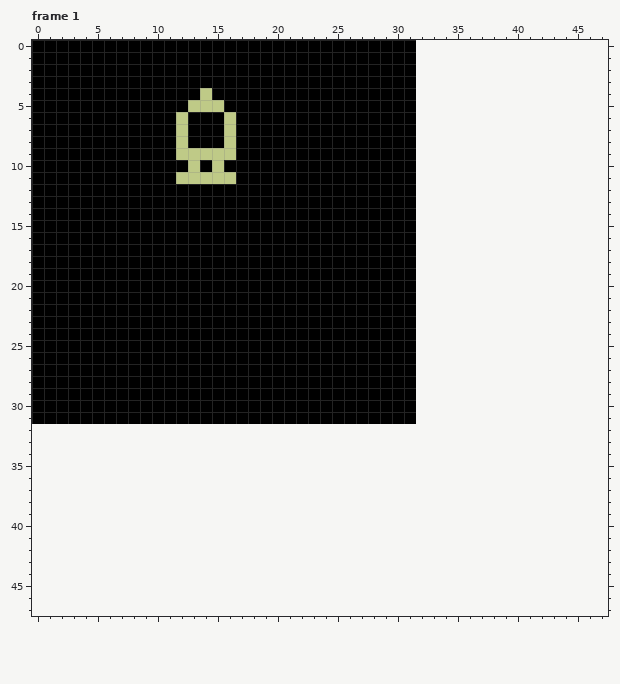
Pixel-art file: Art/Fighter.aseprite. The picture above was drawn from the file before the commit.
32x32 pixels, 1 frame. Shown: frame 1. The old version is drawn lined up with the new one, on the new canvas. The commit also changed other frames, which this record leaves out.
Now the later version:
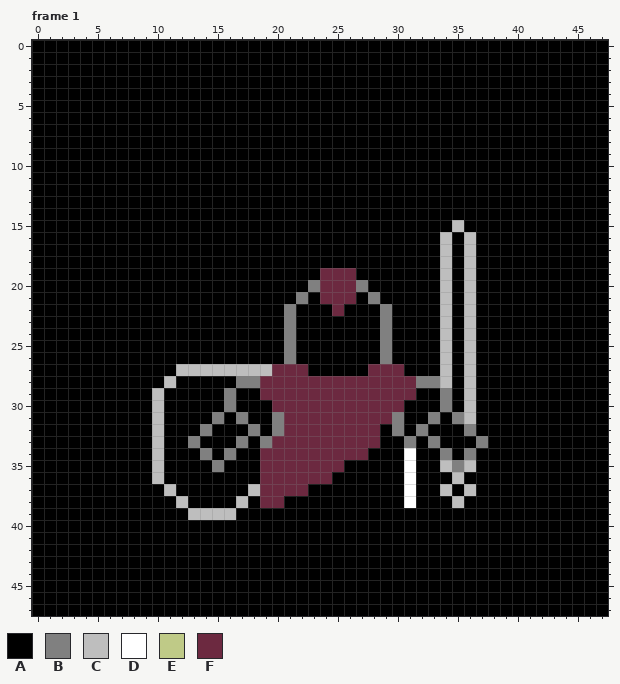
Palette (. is transparent): A #000000  B #808080  C #bebebe  D #ffffff  E #bfca87  F #6c2940
Diff:
canvas 32x32 -> 48x48
--- frame 1
@@ x 0..47 @@
- 0 AAAAAAAAAAAAAAAAAAAAAAAAAAAAAAAA................
- 1 AAAAAAAAAAAAAAAAAAAAAAAAAAAAAAAA................
- 2 AAAAAAAAAAAAAAAAAAAAAAAAAAAAAAAA................
- 3 AAAAAAAAAAAAAAAAAAAAAAAAAAAAAAAA................
- 4 AAAAAAAAAAAAAAEAAAAAAAAAAAAAAAAA................
- 5 AAAAAAAAAAAAAEEEAAAAAAAAAAAAAAAA................
- 6 AAAAAAAAAAAAEAAAEAAAAAAAAAAAAAAA................
- 7 AAAAAAAAAAAAEAAAEAAAAAAAAAAAAAAA................
- 8 AAAAAAAAAAAAEAAAEAAAAAAAAAAAAAAA................
- 9 AAAAAAAAAAAAEEEEEAAAAAAAAAAAAAAA................
-10 AAAAAAAAAAAAAEAEAAAAAAAAAAAAAAAA................
-11 AAAAAAAAAAAAEEEEEAAAAAAAAAAAAAAA................
-12 AAAAAAAAAAAAAAAAAAAAAAAAAAAAAAAA................
-13 AAAAAAAAAAAAAAAAAAAAAAAAAAAAAAAA................
-14 AAAAAAAAAAAAAAAAAAAAAAAAAAAAAAAA................
-15 AAAAAAAAAAAAAAAAAAAAAAAAAAAAAAAA................
-16 AAAAAAAAAAAAAAAAAAAAAAAAAAAAAAAA................
-17 AAAAAAAAAAAAAAAAAAAAAAAAAAAAAAAA................
-18 AAAAAAAAAAAAAAAAAAAAAAAAAAAAAAAA................
-19 AAAAAAAAAAAAAAAAAAAAAAAAAAAAAAAA................
-20 AAAAAAAAAAAAAAAAAAAAAAAAAAAAAAAA................
-21 AAAAAAAAAAAAAAAAAAAAAAAAAAAAAAAA................
-22 AAAAAAAAAAAAAAAAAAAAAAAAAAAAAAAA................
-23 AAAAAAAAAAAAAAAAAAAAAAAAAAAAAAAA................
-24 AAAAAAAAAAAAAAAAAAAAAAAAAAAAAAAA................
-25 AAAAAAAAAAAAAAAAAAAAAAAAAAAAAAAA................
-26 AAAAAAAAAAAAAAAAAAAAAAAAAAAAAAAA................
-27 AAAAAAAAAAAAAAAAAAAAAAAAAAAAAAAA................
-28 AAAAAAAAAAAAAAAAAAAAAAAAAAAAAAAA................
-29 AAAAAAAAAAAAAAAAAAAAAAAAAAAAAAAA................
-30 AAAAAAAAAAAAAAAAAAAAAAAAAAAAAAAA................
-31 AAAAAAAAAAAAAAAAAAAAAAAAAAAAAAAA................
-32 ................................................
-33 ................................................
-34 ................................................
-35 ................................................
-36 ................................................
-37 ................................................
-38 ................................................
-39 ................................................
-40 ................................................
-41 ................................................
-42 ................................................
-43 ................................................
-44 ................................................
-45 ................................................
-46 ................................................
-47 ................................................
+ 0 AAAAAAAAAAAAAAAAAAAAAAAAAAAAAAAAAAAAAAAAAAAAAAAA
+ 1 AAAAAAAAAAAAAAAAAAAAAAAAAAAAAAAAAAAAAAAAAAAAAAAA
+ 2 AAAAAAAAAAAAAAAAAAAAAAAAAAAAAAAAAAAAAAAAAAAAAAAA
+ 3 AAAAAAAAAAAAAAAAAAAAAAAAAAAAAAAAAAAAAAAAAAAAAAAA
+ 4 AAAAAAAAAAAAAAAAAAAAAAAAAAAAAAAAAAAAAAAAAAAAAAAA
+ 5 AAAAAAAAAAAAAAAAAAAAAAAAAAAAAAAAAAAAAAAAAAAAAAAA
+ 6 AAAAAAAAAAAAAAAAAAAAAAAAAAAAAAAAAAAAAAAAAAAAAAAA
+ 7 AAAAAAAAAAAAAAAAAAAAAAAAAAAAAAAAAAAAAAAAAAAAAAAA
+ 8 AAAAAAAAAAAAAAAAAAAAAAAAAAAAAAAAAAAAAAAAAAAAAAAA
+ 9 AAAAAAAAAAAAAAAAAAAAAAAAAAAAAAAAAAAAAAAAAAAAAAAA
+10 AAAAAAAAAAAAAAAAAAAAAAAAAAAAAAAAAAAAAAAAAAAAAAAA
+11 AAAAAAAAAAAAAAAAAAAAAAAAAAAAAAAAAAAAAAAAAAAAAAAA
+12 AAAAAAAAAAAAAAAAAAAAAAAAAAAAAAAAAAAAAAAAAAAAAAAA
+13 AAAAAAAAAAAAAAAAAAAAAAAAAAAAAAAAAAAAAAAAAAAAAAAA
+14 AAAAAAAAAAAAAAAAAAAAAAAAAAAAAAAAAAAAAAAAAAAAAAAA
+15 AAAAAAAAAAAAAAAAAAAAAAAAAAAAAAAAAAACAAAAAAAAAAAA
+16 AAAAAAAAAAAAAAAAAAAAAAAAAAAAAAAAAACACAAAAAAAAAAA
+17 AAAAAAAAAAAAAAAAAAAAAAAAAAAAAAAAAACACAAAAAAAAAAA
+18 AAAAAAAAAAAAAAAAAAAAAAAAAAAAAAAAAACACAAAAAAAAAAA
+19 AAAAAAAAAAAAAAAAAAAAAAAAFFFAAAAAAACACAAAAAAAAAAA
+20 AAAAAAAAAAAAAAAAAAAAAAABFFFBAAAAAACACAAAAAAAAAAA
+21 AAAAAAAAAAAAAAAAAAAAAABAFFFABAAAAACACAAAAAAAAAAA
+22 AAAAAAAAAAAAAAAAAAAAABAAAFAAABAAAACACAAAAAAAAAAA
+23 AAAAAAAAAAAAAAAAAAAAABAAAAAAABAAAACACAAAAAAAAAAA
+24 AAAAAAAAAAAAAAAAAAAAABAAAAAAABAAAACACAAAAAAAAAAA
+25 AAAAAAAAAAAAAAAAAAAAABAAAAAAABAAAACACAAAAAAAAAAA
+26 AAAAAAAAAAAAAAAAAAAAABAAAAAAABAAAACACAAAAAAAAAAA
+27 AAAAAAAAAAAACCCCCCCCFFFAAAAAFFFAAACACAAAAAAAAAAA
+28 AAAAAAAAAAACAAAAABBFFFFFFFFFFFFFBBCACAAAAAAAAAAA
+29 AAAAAAAAAACAAAAABAAFFFFFFFFFFFFFAABACAAAAAAAAAAA
+30 AAAAAAAAAACAAAAABAAAFFFFFFFFFFFAAABACAAAAAAAAAAA
+31 AAAAAAAAAACAAAABABAABFFFFFFFFFBAABABCAAAAAAAAAAA
+32 AAAAAAAAAACAAABAAABABFFFFFFFFABABAAABAAAAAAAAAAA
+33 AAAAAAAAAACAABAAABABFFFFFFFFFAABABAAABAAAAAAAAAA
+34 AAAAAAAAAACAAABABAAFFFFFFFFFAAADAABABAAAAAAAAAAA
+35 AAAAAAAAAACAAAABAAAFFFFFFFAAAAADAACBCAAAAAAAAAAA
+36 AAAAAAAAAACAAAAAAAAFFFFFFAAAAAADAAACAAAAAAAAAAAA
+37 AAAAAAAAAAACAAAAAACFFFFAAAAAAAADAACACAAAAAAAAAAA
+38 AAAAAAAAAAAACAAAACAFFAAAAAAAAAADAAACAAAAAAAAAAAA
+39 AAAAAAAAAAAAACCCCAAAAAAAAAAAAAAAAAAAAAAAAAAAAAAA
+40 AAAAAAAAAAAAAAAAAAAAAAAAAAAAAAAAAAAAAAAAAAAAAAAA
+41 AAAAAAAAAAAAAAAAAAAAAAAAAAAAAAAAAAAAAAAAAAAAAAAA
+42 AAAAAAAAAAAAAAAAAAAAAAAAAAAAAAAAAAAAAAAAAAAAAAAA
+43 AAAAAAAAAAAAAAAAAAAAAAAAAAAAAAAAAAAAAAAAAAAAAAAA
+44 AAAAAAAAAAAAAAAAAAAAAAAAAAAAAAAAAAAAAAAAAAAAAAAA
+45 AAAAAAAAAAAAAAAAAAAAAAAAAAAAAAAAAAAAAAAAAAAAAAAA
+46 AAAAAAAAAAAAAAAAAAAAAAAAAAAAAAAAAAAAAAAAAAAAAAAA
+47 AAAAAAAAAAAAAAAAAAAAAAAAAAAAAAAAAAAAAAAAAAAAAAAA
